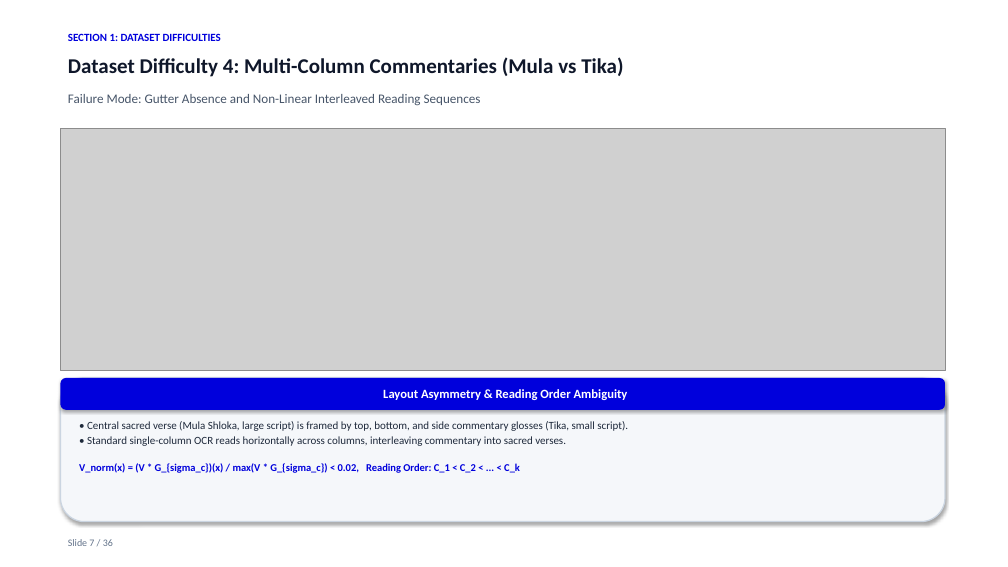
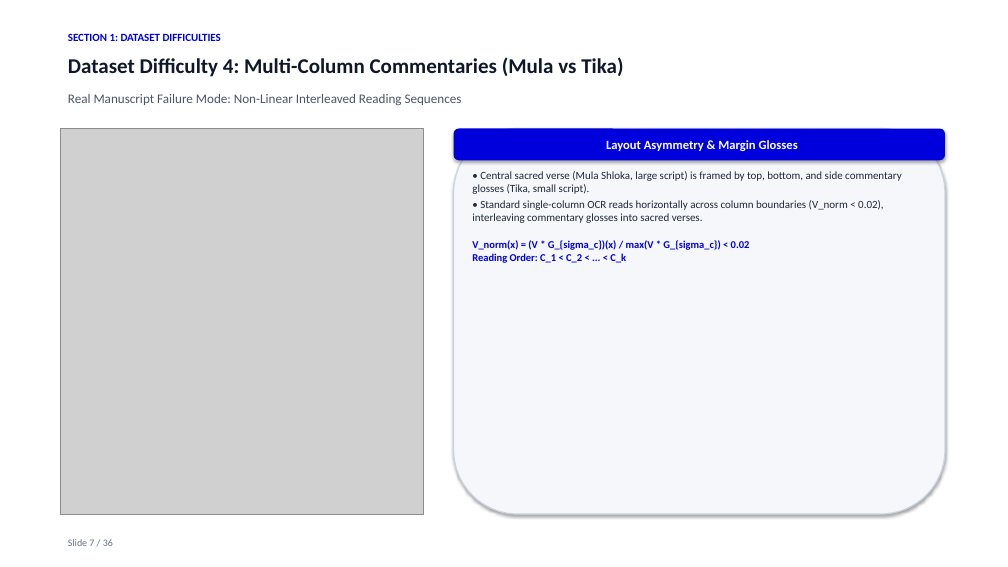
Before and after one commit to Dakshankarthic/Indic, a slide deck: slide 7 of docs/Archival_Manuscript_Layout_Analysis_Presentation.pptx. Drawn at 1008x567 pixels with LibreOffice and Linux fonts; fonts in the diff are those of the drawing; grey boxes stand for pictures. Boxes give left, top, right and bottom in pixels: in the first picture for what was removed or moved away, otherwise in the second. Text is boxed around its words. In the diff, an @@ line names an element or a change of style, - is before the commit and + after.

Commit message:
docs: replace synthetic images with 100% authentic historical manuscript scans and crops across all dataset difficulties

```diff
--- a/docs/Archival_Manuscript_Layout_Analysis_Presentation.pptx
+++ b/docs/Archival_Manuscript_Layout_Analysis_Presentation.pptx
@@ text at [68, 94, 462, 105]: text changed @@
-Failure Mode: Gutter Absence and Non-Linear Interleaved Reading Sequences
+Real Manuscript Failure Mode: Non-Linear Interleaved Reading Sequences
@@ picture: place and size @@
-picture at [60, 129, 945, 371]
+picture at [60, 129, 423, 514]
@@ rounded rectangle: place and size @@
-rounded rectangle at [60, 378, 945, 522]
+rounded rectangle at [454, 129, 945, 514]
@@ rounded rectangle "Layout Asymmetry & Margin Glosses": place and size @@
-rounded rectangle "Layout Asymmetry & Margin Glosses" at [60, 378, 945, 410]
+rounded rectangle "Layout Asymmetry & Margin Glosses" at [454, 129, 945, 160]
@@ text in rounded rectangle at [606, 140, 798, 151]: text changed @@
-Layout Asymmetry & Reading Order Ambiguity
+Layout Asymmetry & Margin Glosses
@@ text "• Central sacred verse (Mula ...": place and size @@
-text "• Central sacred verse (Mula ..." at [79, 421, 628, 473]
+text "• Central sacred verse (Mula ..." at [472, 171, 902, 263]
@@ text at [472, 200, 883, 263]: text changed @@
-• Standard single-column OCR reads horizontally across columns, interleaving commentary into sacred verses.
-V_norm(x) = (V * G_{sigma_c})(x) / max(V * G_{sigma_c}) < 0.02, Reading Order: C_1 < C_2 < ... < C_k
+• Standard single-column OCR reads horizontally across column boundaries (V_norm < 0.02), interleaving commentary glosses into sacred verses.
+V_norm(x) = (V * G_{sigma_c})(x) / max(V * G_{sigma_c}) < 0.02
+Reading Order: C_1 < C_2 < ... < C_k
```
Also in this commit, not shown: 3 other slides changed, 16 other files.
